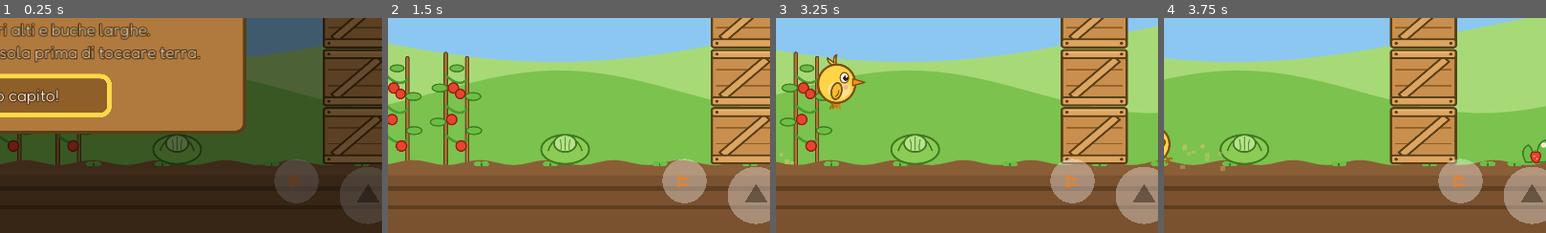
Above: before the commit, frames 1-4 (left to right).
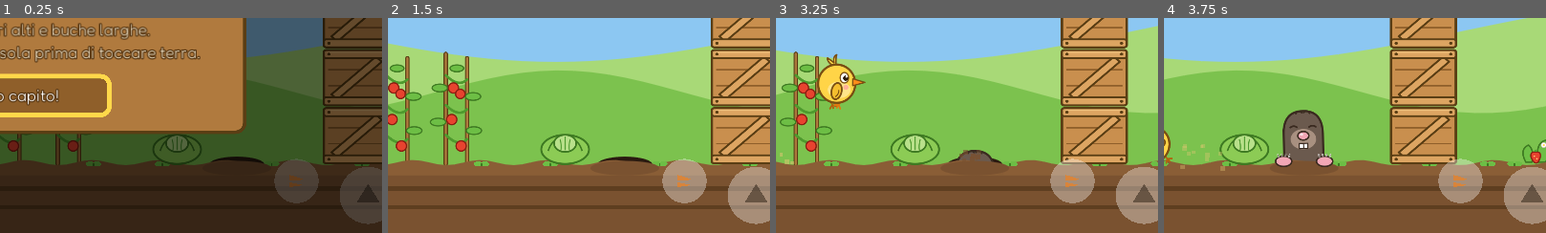
Above: after the commit, the same moments.

Repository: ricky80l/pulcino-libero
Game: Godot game, scene res://scenes/livello_3.tscn
The game is run twice, just before and just after one commit, with the same random seed, the same clock (stepped at 60 frames per second) and the same inputs. This scene is started directly instead of the project's main scene.
Inputs (mouse positions are % of the whole screen's width and height, from its top left):
- Up to frame 1 (0.25 s): no input
- Up to frame 2 (1.5 s): click "II" at 0.5 s; click "Ho capito!" at 1.25 s
- Up to frame 3 (3.25 s): tap Enter (ui_accept) at 2 s; move the mouse to (72, 45) at 2.02 s; hold Right (move_right) from 2.03 s (still down); tap X (peck) at 2.1, 2.85 s; click (72, 45) at 2.17 s; tap Space (jump) at 2.27, 3.02 s; move the mouse to (30, 55) at 2.77 s
- Up to frame 4 (3.75 s): move the mouse to (60, 28) at 3.52 s; release Right (move_right) at 3.53 s; hold Left (move_left) from 3.53 s (still down); tap X (peck) at 3.6 s
The pictures show only the part of the screen within x 47-97%, y 50-100%; the shares and areas given below are measured in that part.

The runs differ from the first frame. In frame 1, 0.3% of the frame differs, in the area x 55-71%, y 64-69%; in frame 2, 0.3%; in frame 3, 0.5%; in frame 4, 2.8%, in the area x 29-46%, y 42-70%.

Commit message:
Tappa 15: la talpa dispettosa nell'orto
Talpa a pezzi (testa, zampe aggrappate al bordo della buca). Aspetta
sotto terra, poi la terra trema con briciole e un raspare (avviso),
spunta con un "bu!" a bocca aperta, si guarda intorno e si rintana.
Fa male solo quando e' fuori: si passa quando e' sotto o le si salta
sopra. Tre talpe nell'orto, con tempi diversi.

Co-Authored-By: Claude Opus 5.5 <noreply@anthropic.com>

Diff:
--- /dev/null
+++ b/assets/grafica/talpa/talpa.svg
@@ -0,0 +1,9 @@
+<svg xmlns="http://www.w3.org/2000/svg" width="120" height="134" viewBox="0 0 120 134">
+<path d="M14 132 L14 62 Q14 8 60 8 Q106 8 106 62 L106 132 Z" fill="#6B5A4E" stroke="#3A2A20" stroke-width="5" stroke-linejoin="round"/>
+<path d="M44 14 Q50 4 58 12 M62 12 Q70 4 76 14" fill="none" stroke="#3A2A20" stroke-width="3.5" stroke-linecap="round"/>
+<ellipse cx="60" cy="74" rx="30" ry="24" fill="#A89080"/>
+<path d="M30 46 Q38 40 46 46 M74 46 Q82 40 90 46" fill="none" stroke="#3A2A20" stroke-width="4" stroke-linecap="round"/>
+<path d="M50 84 L50 96 L60 96 L60 84 Z M60 84 L60 96 L70 96 L70 84 Z" fill="#FFFFFF" stroke="#3A2A20" stroke-width="2.5"/>
+<ellipse cx="60" cy="66" rx="13" ry="10" fill="#F2A7B5" stroke="#3A2A20" stroke-width="3.5"/>
+<ellipse cx="56" cy="63" rx="4" ry="3" fill="#FFFFFF" fill-opacity="0.7"/>
+</svg>
--- /dev/null
+++ b/assets/grafica/talpa/talpa_bu.svg
@@ -0,0 +1,11 @@
+<svg xmlns="http://www.w3.org/2000/svg" width="120" height="134" viewBox="0 0 120 134">
+<path d="M14 132 L14 62 Q14 8 60 8 Q106 8 106 62 L106 132 Z" fill="#6B5A4E" stroke="#3A2A20" stroke-width="5" stroke-linejoin="round"/>
+<path d="M44 14 Q50 4 58 12 M62 12 Q70 4 76 14" fill="none" stroke="#3A2A20" stroke-width="3.5" stroke-linecap="round"/>
+<ellipse cx="60" cy="74" rx="30" ry="24" fill="#A89080"/>
+<circle cx="40" cy="44" r="9" fill="#FFFFFF" stroke="#3A2A20" stroke-width="3"/><circle cx="42" cy="45" r="4.5" fill="#3A2A20"/>
+<circle cx="80" cy="44" r="9" fill="#FFFFFF" stroke="#3A2A20" stroke-width="3"/><circle cx="78" cy="45" r="4.5" fill="#3A2A20"/>
+<ellipse cx="60" cy="94" rx="14" ry="12" fill="#5A1E1E" stroke="#3A2A20" stroke-width="3"/>
+<path d="M53 83 L53 90 L60 90 L60 83 Z M60 83 L60 90 L67 90 L67 83 Z" fill="#FFFFFF" stroke="#3A2A20" stroke-width="2"/>
+<ellipse cx="60" cy="66" rx="14" ry="11" fill="#F2A7B5" stroke="#3A2A20" stroke-width="3.5"/>
+<ellipse cx="56" cy="63" rx="4" ry="3" fill="#FFFFFF" fill-opacity="0.7"/>
+</svg>
--- /dev/null
+++ b/assets/grafica/talpa/zampa.svg
@@ -0,0 +1,5 @@
+<svg xmlns="http://www.w3.org/2000/svg" width="44" height="32" viewBox="0 0 44 32">
+<ellipse cx="22" cy="18" rx="19" ry="12" fill="#F2A7B5" stroke="#3A2A20" stroke-width="3.5"/>
+<path d="M10 8 L8 2 M18 6 L17 0 M26 6 L27 0 M34 8 L36 2" stroke="#FFFFFF" stroke-width="3" stroke-linecap="round"/>
+<path d="M10 8 L8 2 M18 6 L17 0 M26 6 L27 0 M34 8 L36 2" stroke="#3A2A20" stroke-width="1.2" stroke-linecap="round"/>
+</svg>
--- a/scenes/livello_3.tscn
+++ b/scenes/livello_3.tscn
@@ -14,6 +14,7 @@
 [ext_resource path="res://scripts/pausa.gd" type="Script" id=12]
 [ext_resource path="res://scripts/rompibile.gd" type="Script" id=13]
 [ext_resource path="res://scripts/pianta.gd" type="Script" id=14]
+[ext_resource path="res://scripts/talpa.gd" type="Script" id=15]
 
 [sub_resource type="RectangleShape2D" id=1]
 extents = Vector2( 30, 30 )
@@ -346,10 +347,22 @@
 script = ExtResource( 5 )
 
 [node name="Chicco20" type="Area2D" parent="Chicchi"]
-position = Vector2( 4200, 610 )
+position = Vector2( 4240, 610 )
 script = ExtResource( 5 )
 
 [node name="Nemici" type="Node2D" parent="."]
+
+[node name="Talpa1" type="Area2D" parent="Nemici"]
+position = Vector2( 700, 640 )
+script = ExtResource( 15 )
+
+[node name="Talpa2" type="Area2D" parent="Nemici"]
+position = Vector2( 2410, 640 )
+script = ExtResource( 15 )
+
+[node name="Talpa3" type="Area2D" parent="Nemici"]
+position = Vector2( 4170, 640 )
+script = ExtResource( 15 )
 
 [node name="Uscita" type="Area2D" parent="."]
 position = Vector2( 4380, 610 )
--- a/scripts/suoni.gd
+++ b/scripts/suoni.gd
@@ -15,6 +15,8 @@
 	"starnazzo": preload("res://assets/suoni/starnazzo.wav"),
 	"doppio": preload("res://assets/suoni/doppio.wav"),
 	"boing": preload("res://assets/suoni/boing.wav"),
+	"bu": preload("res://assets/suoni/bu.wav"),
+	"scava": preload("res://assets/suoni/scava.wav"),
 }
 
 var lettori := []
--- /dev/null
+++ b/scripts/talpa.gd
@@ -0,0 +1,122 @@
+extends Area2D
+# Talpa dispettosa: vive in una buca nel terreno. Ogni tanto il mucchietto di terra trema (avviso),
+# poi spunta con un "bu!", resta fuori un attimo e si rintana. Fa male solo quando è fuori:
+# si passa quando è sotto terra, oppure le si salta sopra.
+# La posizione è il centro della buca, al livello del terreno.
+
+const Parti = preload("res://scripts/parti.gd")
+const Effetti = preload("res://scripts/effetti.gd")
+const TALPA = preload("res://assets/grafica/talpa/talpa.svg")
+const TALPA_BU = preload("res://assets/grafica/talpa/talpa_bu.svg")
+const ZAMPA = preload("res://assets/grafica/talpa/zampa.svg")
+
+enum Stato { SOTTO, AVVISO, SU, GIU }
+
+export var attesa_sotto := 1.8  # quanto resta sotto terra tra una spuntata e l'altra (secondi)
+export var durata_avviso := 0.9  # quanto trema la terra prima che spunti: il tempo per fermarsi
+export var durata_su := 1.1  # quanto resta fuori
+
+const PROFONDITA := 72.0  # quanto scende per sparire sotto terra
+const COLORE_TERRA := Color("7a5230")
+
+var stato: int = Stato.SOTTO
+var timer := 0.0
+var tempo := 0.0
+var su := 0.0  # 0 = tutta sotto terra, 1 = tutta fuori
+var pulcino = null
+
+var talpa: Node2D = Node2D.new()  # la talpa con le zampe, dietro al terreno
+var disegno: Sprite
+var zampa_sx: Sprite
+var zampa_dx: Sprite
+var mucchio: Polygon2D  # il bordo di terra davanti, che trema prima che spunti
+
+
+func _ready():
+	z_index = 1  # il bordo davanti sta sopra il terreno
+	timer = attesa_sotto * 0.5 + fmod(position.x * 0.013, 1.5)  # le talpe non spuntano tutte insieme
+	# buio della buca, dietro a tutto
+	var buio := _ellisse(Vector2(0, 0), Vector2(32, 9), Color("2a1a10"))
+	buio.z_index = -3
+	add_child(buio)
+	# la talpa sta dietro al terreno, così la parte sotto terra non si vede
+	talpa.z_index = -2
+	add_child(talpa)
+	disegno = Parti.crea(talpa, TALPA, Vector2(60, 134), Vector2(0, 0))
+	# mucchietto di terra davanti alla buca
+	mucchio = _ellisse(Vector2(0, 4), Vector2(40, 8), COLORE_TERRA)
+	add_child(mucchio)
+	# zampe aggrappate al bordo, davanti al terreno
+	zampa_sx = Parti.crea(self, ZAMPA, Vector2(22, 30), Vector2(-24, 2))
+	zampa_dx = Parti.crea(self, ZAMPA, Vector2(22, 30), Vector2(24, 2))
+	# zona che tocca il pulcino: la parte della talpa fuori dalla buca
+	var forma := CollisionShape2D.new()
+	var rettangolo := RectangleShape2D.new()
+	rettangolo.extents = Vector2(22, 26)
+	forma.shape = rettangolo
+	forma.position = Vector2(0, -28)
+	add_child(forma)
+	_aggiorna_disegno()
+
+
+func _ellisse(centro: Vector2, raggi: Vector2, colore: Color) -> Polygon2D:
+	var p := Polygon2D.new()
+	var punti := PoolVector2Array()
+	for i in range(24):
+		var a := i * TAU / 24
+		punti.append(centro + Vector2(cos(a) * raggi.x, sin(a) * raggi.y))
+	p.polygon = punti
+	p.color = colore
+	p.antialiased = true
+	return p
+
+
+func _physics_process(delta):
+	tempo += delta
+	timer -= delta
+	match stato:
+		Stato.SOTTO:
+			if timer <= 0:
+				stato = Stato.AVVISO
+				timer = durata_avviso
+				Suoni.suona("scava", 0.1, -6.0)
+		Stato.AVVISO:
+			if int(tempo * 10) != int((tempo - delta) * 10):
+				Effetti.sbuffo(get_parent(), position + Vector2(0, -4), COLORE_TERRA, 3, 110.0)
+			if timer <= 0:
+				stato = Stato.SU
+				timer = durata_su
+				Suoni.suona("bu", 0.1)
+		Stato.SU:
+			su = move_toward(su, 1.0, delta * 7.0)  # spunta di scatto
+			if timer <= 0:
+				stato = Stato.GIU
+		Stato.GIU:
+			su = move_toward(su, 0.0, delta * 5.0)
+			if su <= 0:
+				stato = Stato.SOTTO
+				timer = attesa_sotto
+
+	# fa male solo quando è fuori per più di metà
+	if su > 0.5:
+		if pulcino == null:
+			var trovati := get_tree().get_nodes_in_group("pulcino")
+			if trovati.size() > 0:
+				pulcino = trovati[0]
+		for altro in get_overlapping_bodies():
+			if altro == pulcino and pulcino.colpito(global_position.x):
+				Suoni.suona("bu", 0.05, -3.0)
+	_aggiorna_disegno()
+
+
+func _aggiorna_disegno():
+	talpa.position.y = (1.0 - su) * PROFONDITA
+	# la terra trema durante l'avviso
+	mucchio.position.x = sin(tempo * 60.0) * 3.0 if stato == Stato.AVVISO else 0.0
+	# appena spuntata fa "bu!" a bocca aperta, poi si guarda intorno
+	var appena_spuntata: bool = stato == Stato.SU and timer > durata_su - 0.45
+	disegno.texture = TALPA_BU if appena_spuntata else TALPA
+	disegno.rotation = sin(tempo * 4.0) * 0.08 if (stato == Stato.SU and not appena_spuntata) else 0.0
+	# le zampe si aggrappano al bordo quando è fuori
+	zampa_sx.visible = su > 0.7
+	zampa_dx.visible = su > 0.7
Not shown, added: assets/grafica/talpa/talpa.svg.import
Not shown, added: assets/grafica/talpa/talpa_bu.svg.import
Not shown, added: assets/grafica/talpa/zampa.svg.import
Not shown, added: assets/suoni/bu.wav.import
Not shown, added: assets/suoni/scava.wav.import
Not shown: 1 places in scenes/livello_3.tscn that only renumber resources
Binary file added: strumenti/foto_talpa.png
Not shown, added: assets/suoni/bu.wav
Not shown, added: assets/suoni/scava.wav
Not shown, changed: docs/index.html
Not shown, changed: docs/index.pck
Not shown, added: strumenti/disegni_talpa.py
(and 3 more such lines)
